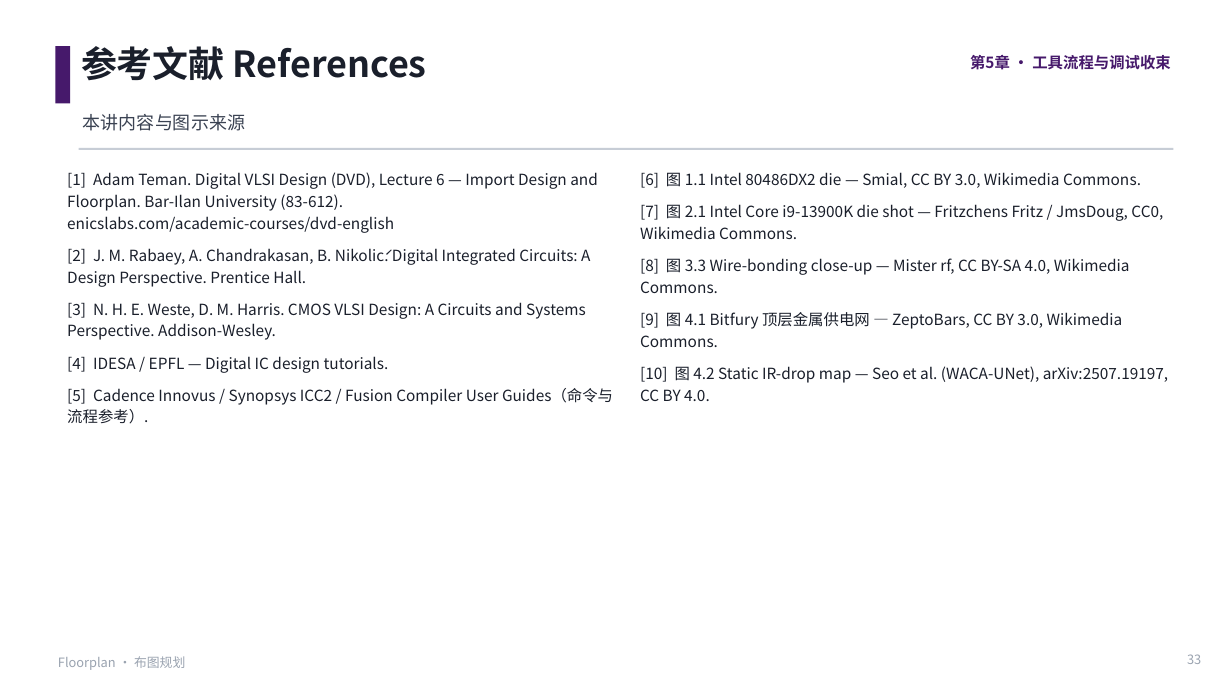
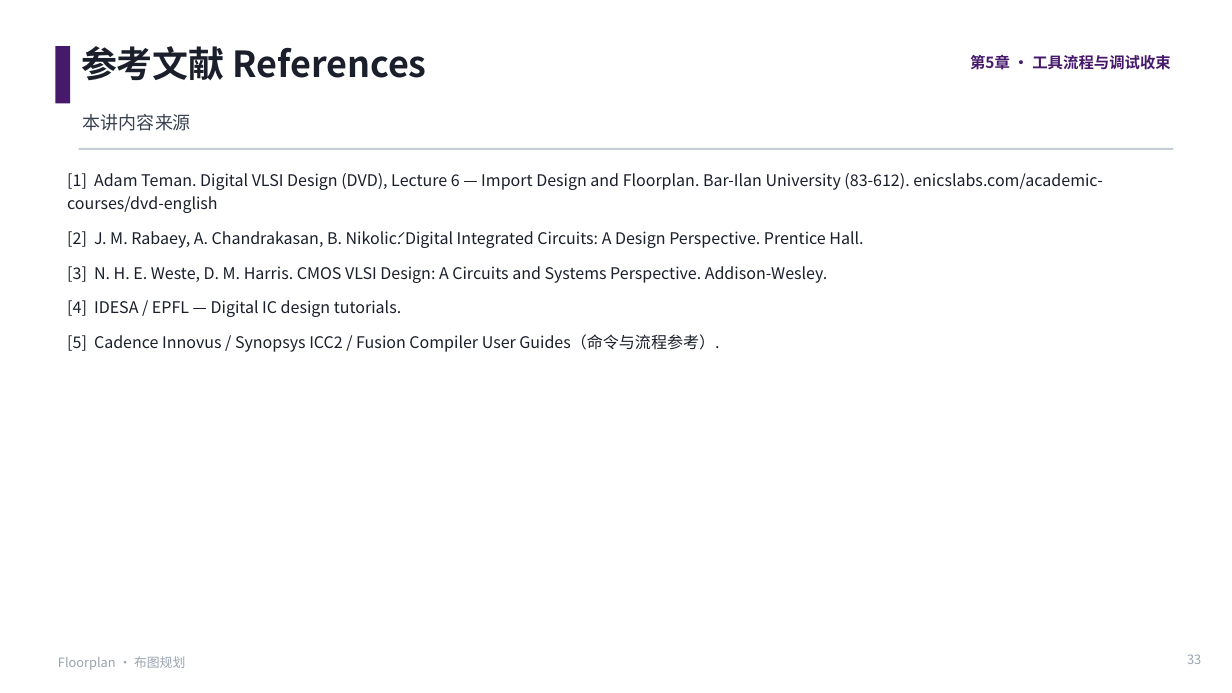
Before and after one commit to JinChengZ18/IC_Learning_Material, a slide deck: slide 33 of IC_Backend_Notes/slides/05_Floorplan.pptx. Drawn at 1232x693 pixels with LibreOffice and Linux fonts; fonts in the diff are those of the drawing. Boxes give left, top, right and bottom in pixels: in the first picture for what was removed or moved away, otherwise in the second. Text is boxed around its words. In the diff, an @@ line names an element or a change of style, - is before the commit and + after.

```diff
--- a/IC_Backend_Notes/slides/05_Floorplan.pptx
+++ b/IC_Backend_Notes/slides/05_Floorplan.pptx
@@ text at <box>83,114,191,131</box>: text changed @@
-本讲内容与图示来源
+本讲内容来源
@@ text "[1] Adam Teman. Digital VLSI ..." at <box>67,173,1103,352</box>: size 12 to 12.5 pt; line spacing 1.18 to 1.2; more space between paragraphs @@
@@ text removed at <box>640,172,1168,401</box> @@
-[6] 图 1.1 Intel 80486DX2 die — Smial, CC BY 3.0, Wikimedia Commons.
-[7] 图 2.1 Intel Core i9-13900K die shot — Fritzchens Fritz / JmsDoug, CC0, Wikimedia Commons.
-[8] 图 3.3 Wire-bonding close-up — Mister rf, CC BY-SA 4.0, Wikimedia Commons.
-[9] 图 4.1 Bitfury 顶层金属供电网 — ZeptoBars, CC BY 3.0, Wikimedia Commons.
-[10] 图 4.2 Static IR-drop map — Seo et al. (WACA-UNet), arXiv:2507.19197, CC BY 4.0.
```
Also in this commit, not shown: 8 other slides changed, 1 slide added, 20 other files.
